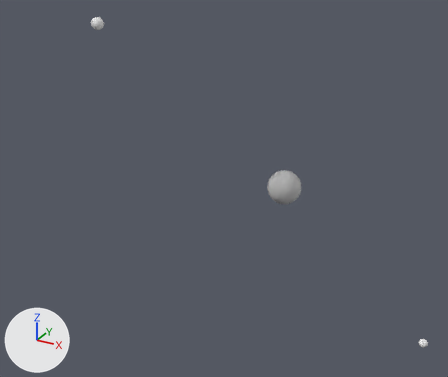
Two versions of the glTF model static/model/spheres.gltf, one commit apart.
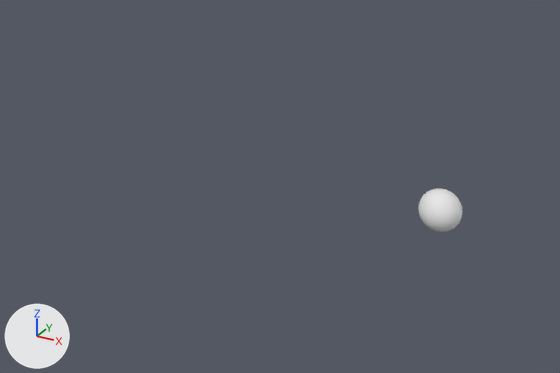
The first picture shows the older version from a 50 mm camera at (0.131, 0.098, 0.147) aimed at (-0.023, 0.379, 0.007). The close-ups show both versions on the part from 74% to 100% of the width and 79% to 100% of the height of that picture; other places that the commit changed are outside them. The lights are fixed; the arrows at lower left show +X, +Y and +Z. Both versions are drawn at frame 10 of the action 'All Animations'; the numbers are the values there. Vertices at the same position are counted once.

Objects in the first close-up: 'moon2'.
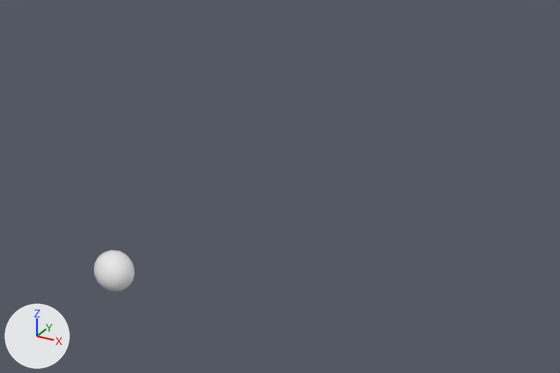
Changed parts and their boxes [x1, y1, x2, y2] in the close-ups (560 x 373 px):
'moon2', mesh rescaled, moved (11% narrower, 7% shorter)
    before: [418, 188, 463, 232]
    after: [94, 250, 134, 291]

The change in detail:
me_moon2 has 1986 vertices, 3968 faces and spans x -0.0025..0.0025, y -0.0025..0.0025, z -0.0025..0.0025.
me_moon2 is used by ob_moon2; location (0.091, 0.4083, -0.0775).
me_moon2 part 1: the whole mesh is scaled about its middle by 0.8.
Object 'moon2' (ob_moon2) moves from (0.091, 0.4083, -0.0775) to (0.0696, 0.3427, -0.0487).
